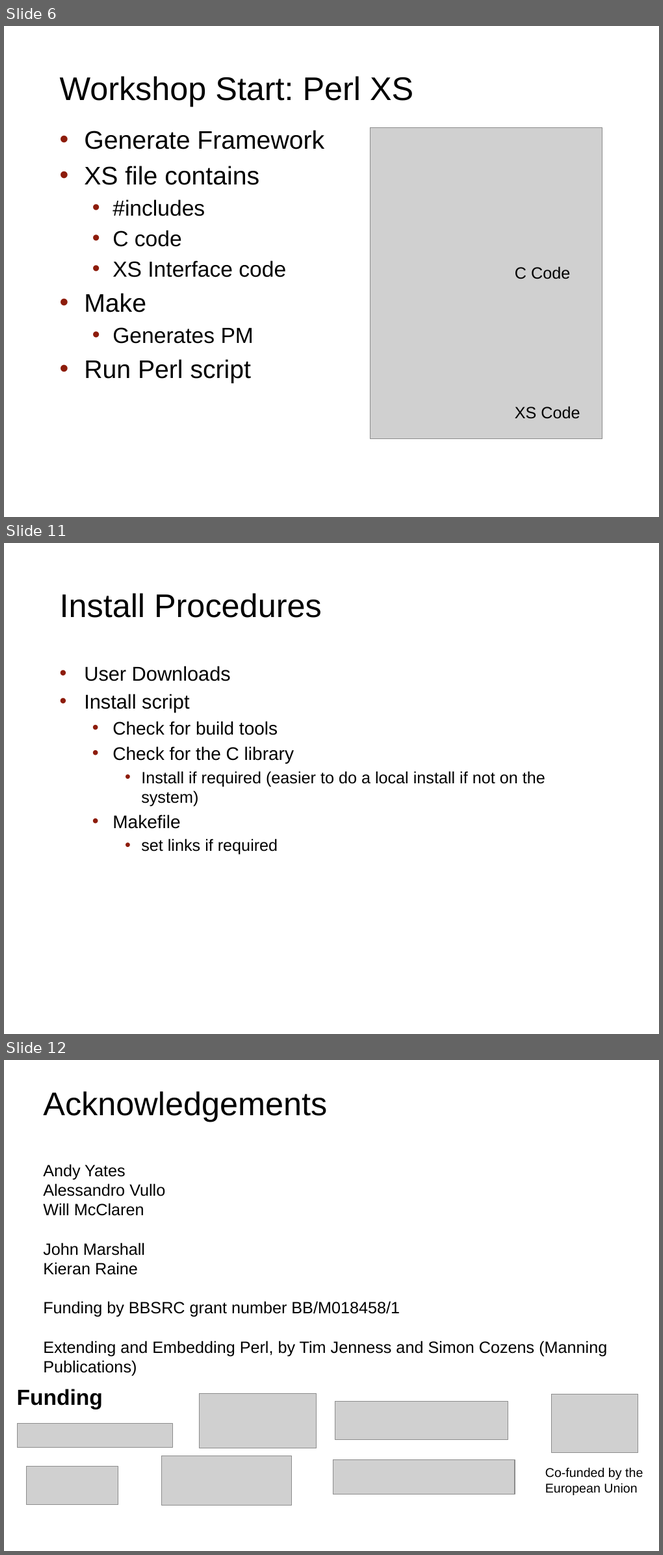
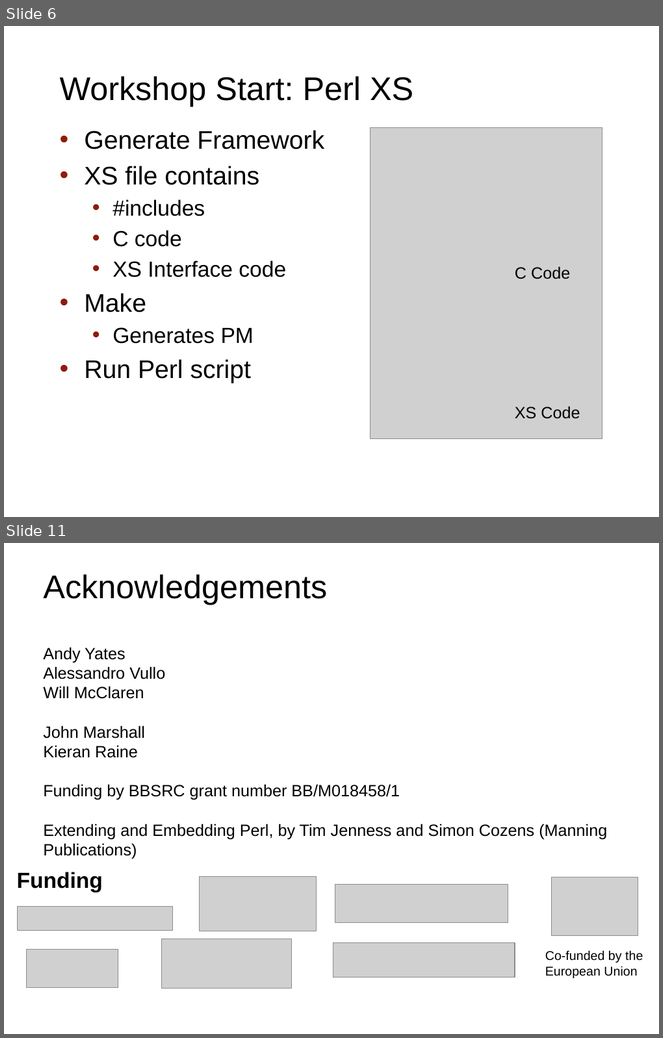
Before and after one commit to rishidev/perl-xs-workshop1, a slide deck: doc/XS_Presentation.pptx. Shown one above the other, each under a label of ours: slides 6, 11 and 12 before the commit, slides 6 and 11 after it; the slides between them are not shown. The pictures are 663x1555 and 663x1038 pixels, drawn with LibreOffice and Linux fonts; fonts in the diff are those of the drawing; grey boxes stand for pictures; background and template pictures are left out. Boxes give left, top, right and bottom in pixels: in the first picture for what was removed or moved away, otherwise in the second. Text is boxed around its words. In the diff, an @@ line names an element or a change of style, - is before the commit and + after.

```diff
--- a/doc/XS_Presentation.pptx
+++ b/doc/XS_Presentation.pptx
@@ slide 11 removed at [4,543,659,1034], background #FFFFFF @@
@@ title removed at [60,593,322,618] @@
-Install Procedures
@@ text removed at [84,666,545,855] @@
-• User Downloads
-• Install script
-  • Check for build tools
-  • Check for the C library
-    • Install if required (easier to do a local install if not on the system)
-  • Makefile
-    • set links if required
@@ what was slide 12 is now slide 11 @@
```
Also in this commit, not shown: 6 slides changed, 2 other files.
